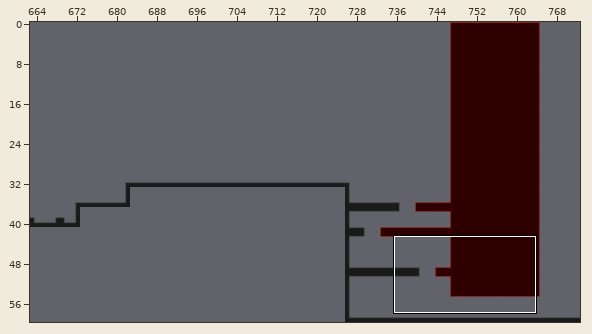
A Tiled map gets an edit: Maps/level4_01.tmx. The first picture is a wide view before the edit; the outline marks the close-up.
Close-up. Before the edit:
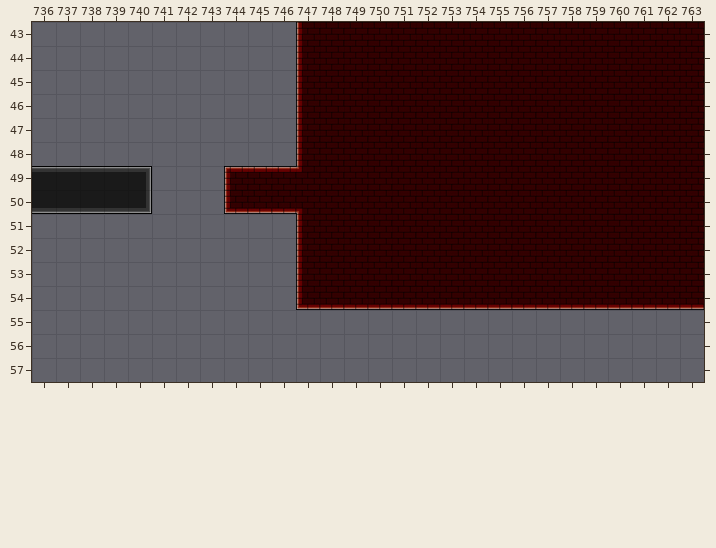
Cells are 32x32 px. Shown: x 736..763, y 43..57. The commit also changed other parts of the map, which this record leaves out.
And afterwards:
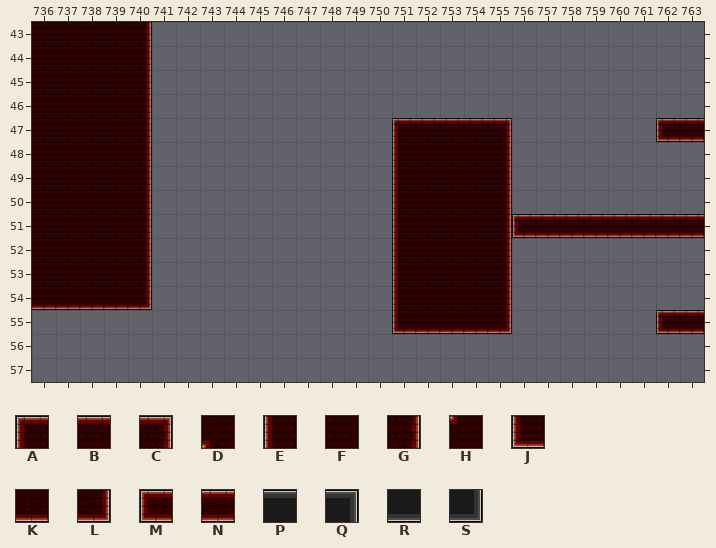
Key: from "BrickOutside": A 0, B 1, C 2, D 4, E 5, F 6, G 7, H 9, J 10, K 11, L 12, M 15, N 16; from "TileSet-Pavement": P 1, Q 2, R 11, S 12.
_ is an empty cell.
Change:
{"where": "layer \"Tile Layer 1\""}
{"y":43,"x":736,"old":"_____","new":"FFFFG"}
{"y":43,"x":747,"old":"EFFFFFFFFFFFFFFFF","new":"_________________"}
{"y":44,"x":736,"old":"_____","new":"FFFFG"}
{"y":44,"x":747,"old":"EFFFFFFFFFFFFFFFF","new":"_________________"}
{"y":45,"x":736,"old":"_____","new":"FFFFG"}
{"y":45,"x":747,"old":"EFFFFFFFFFFFFFFFF","new":"_________________"}
{"y":46,"x":736,"old":"_____","new":"FFFFG"}
{"y":46,"x":747,"old":"EFFFFFFFFFFFFFFFF","new":"_________________"}
{"y":47,"x":736,"old":"_____","new":"FFFFG"}
{"y":47,"x":747,"old":"EFFFFFFFFFFFFFFFF","new":"____ABBBC______MN"}
{"y":48,"x":736,"old":"_____","new":"FFFFG"}
{"y":48,"x":747,"old":"EFFFF","new":"____E"}
{"y":48,"x":755,"old":"FFFFFFFFF","new":"G________"}
{"y":49,"x":736,"old":"PPPPQ","new":"FFFFG"}
{"y":49,"x":744,"old":"ABBHFFFF","new":"_______E"}
{"y":49,"x":755,"old":"FFFFFFFFF","new":"G________"}
{"y":50,"x":736,"old":"RRRRS","new":"FFFFG"}
{"y":50,"x":744,"old":"JKKDFFFF","new":"_______E"}
{"y":50,"x":755,"old":"FFFFFFFFF","new":"G________"}
{"y":51,"x":736,"old":"_____","new":"FFFFG"}
{"y":51,"x":747,"old":"EFFFF","new":"____E"}
{"y":51,"x":755,"old":"FFFFFFFFF","new":"GMNNNNNNN"}
{"y":52,"x":736,"old":"_____","new":"FFFFG"}
{"y":52,"x":747,"old":"EFFFF","new":"____E"}
{"y":52,"x":755,"old":"FFFFFFFFF","new":"G________"}
{"y":53,"x":736,"old":"_____","new":"FFFFG"}
{"y":53,"x":747,"old":"EFFFF","new":"____E"}
{"y":53,"x":755,"old":"FFFFFFFFF","new":"G________"}
{"y":54,"x":736,"old":"_____","new":"KKKKL"}
{"y":54,"x":747,"old":"JKKKKKKKKKKKKKKKK","new":"____EFFFG________"}
{"y":55,"x":751,"old":"_____","new":"JKKKL"}
{"y":55,"x":762,"old":"__","new":"MN"}
